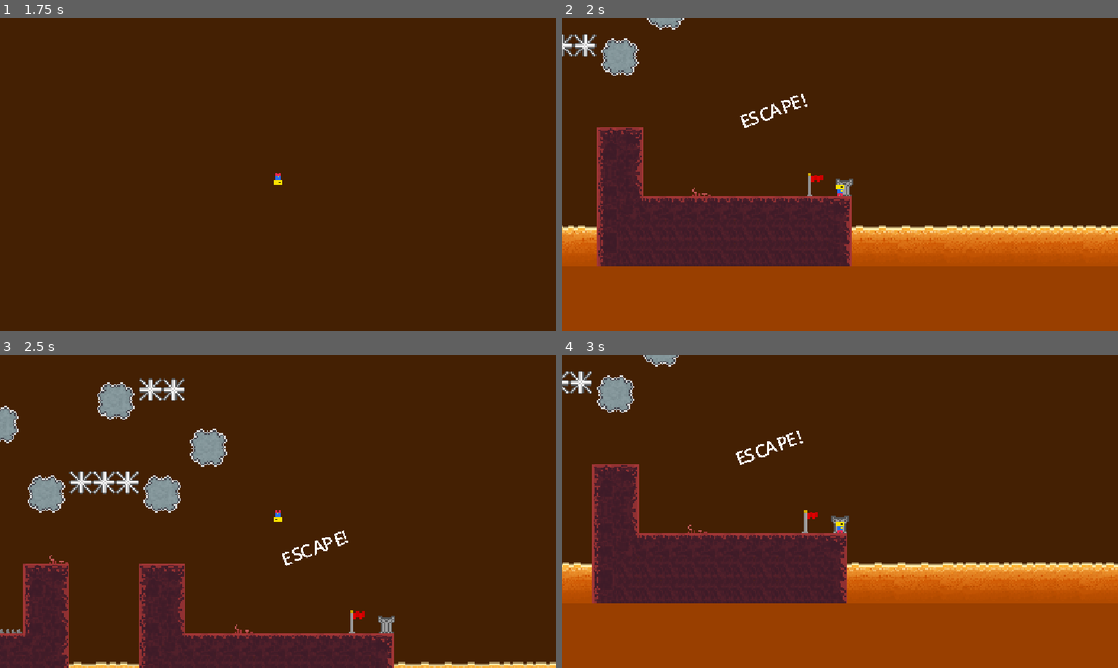
Above: before the commit, frames 1-4 (two rows, left to right).
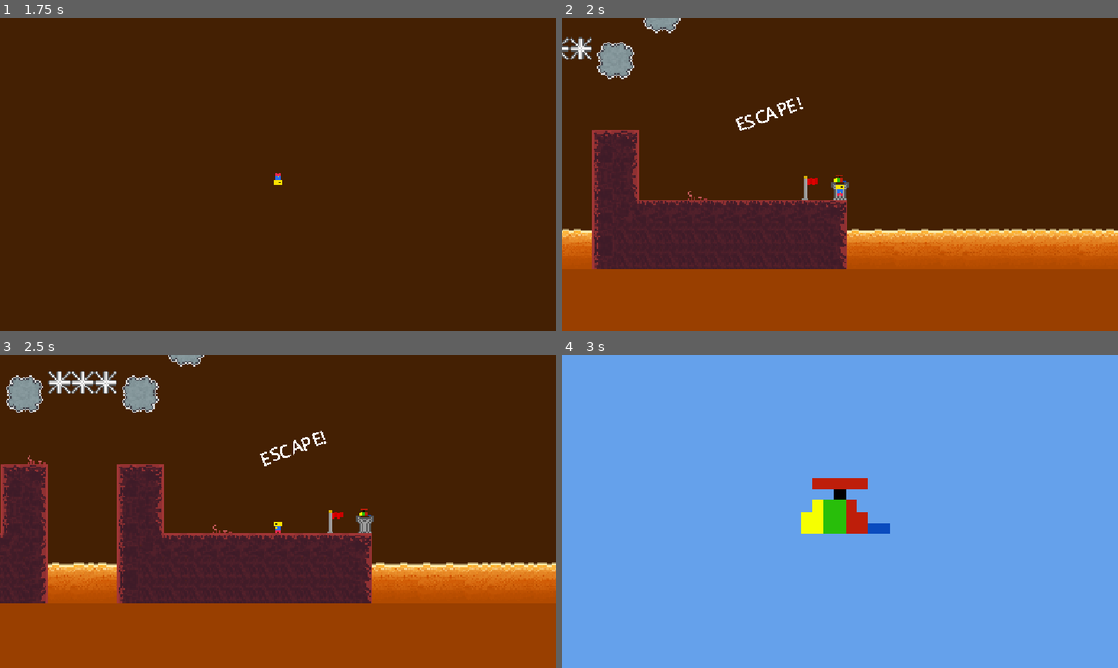
Above: after the commit, the same moments.

Repository: ma43210/A-Flippant-Fate
Game: Godot game, scene res://Assets/Scenes/evil_level.tscn
Two runs of this game, one before a commit and one after it. Both use one fixed random seed, a clock stepped at 60 frames per second and the inputs below. This scene is started directly instead of the project's main scene.
Inputs:
- Up to frame 1 (1.75 s): hold D (move_right) from 0.53 s (still down); tap X (flip_grav) at 0.6, 1.35 s; tap Space (jump) at 0.77, 1.52 s
- Up to frame 2 (2 s): keep holding D (move_right)
- Up to frame 3 (2.5 s): release D (move_right) at 2.03 s; hold A (move_left) from 2.03 s (still down); tap X (flip_grav) at 2.1 s
- Up to frame 4 (3 s): release A (move_left) at 2.78 s; hold D (move_right) from 2.78 s (still down); tap X (flip_grav) at 2.85 s

Frame 1 is identical in both runs. In frame 2, 6.1% of the frame differs, in the area x 0-100%, y 0-81%; in frame 3, 47%; in frame 4, 100%, in the area x 0-100%, y 0-100%.

Commit message:
Added music

Diff:
--- a/Assets/Scenes/credits.tscn
+++ b/Assets/Scenes/credits.tscn
@@ -18,4 +18,6 @@
 Citizen Abel
 Programming and Game Design:
 ma43210 (Thats me!)
+Music:
+itsolie
 [/font_size]"
--- /dev/null
+++ b/Assets/Scenes/escape_music.tscn
@@ -0,0 +1,8 @@
+[gd_scene format=3 uid="uid://bun0qhpt4sb8d"]
+
+[ext_resource type="AudioStream" uid="uid://cq3wyep5com6q" path="res://Assets/Music/Flaming_Temper.mp3" id="1_qgepl"]
+[ext_resource type="Script" uid="uid://d33upo7p5itpg" path="res://Assets/Scripts/escape_music.gd" id="2_1pxuk"]
+
+[node name="AudioStreamPlayer" type="AudioStreamPlayer" unique_id=226300393]
+stream = ExtResource("1_qgepl")
+script = ExtResource("2_1pxuk")
--- a/Assets/Scenes/evil_level.tscn
+++ b/Assets/Scenes/evil_level.tscn
@@ -643,7 +643,7 @@
 sources/1 = SubResource("TileSetAtlasSource_0f350")
 
 [sub_resource type="RectangleShape2D" id="RectangleShape2D_2ooum"]
-size = Vector2(14, 16)
+size = Vector2(14, 15)
 
 [sub_resource type="RectangleShape2D" id="RectangleShape2D_dbtun"]
 size = Vector2(353.5, 1158)
@@ -702,7 +702,7 @@
 collision_mask = 15
 
 [node name="CollisionShape2D" type="CollisionShape2D" parent="Area2D" unique_id=180656770]
-position = Vector2(0, -1)
+position = Vector2(0, -0.5)
 shape = SubResource("RectangleShape2D_2ooum")
 script = ExtResource("6_2ooum")
 
--- a/Assets/Scenes/level.tscn
+++ b/Assets/Scenes/level.tscn
@@ -6,6 +6,7 @@
 [ext_resource type="Texture2D" uid="uid://dtl3yaggjonwm" path="res://Assets/Sprites/gravity-tileset.PNG" id="4_wqkje"]
 [ext_resource type="Script" uid="uid://bgty35pbybsb8" path="res://Assets/Scripts/text_spin.gd" id="5_wqkje"]
 [ext_resource type="Texture2D" uid="uid://1irtj065fxgk" path="res://Assets/Sprites/Door.png" id="6_0f350"]
+[ext_resource type="AudioStream" uid="uid://c4fsjkb2n4dhq" path="res://Assets/Music/Flaming-Cobbles.mp3" id="7_x4t65"]
 
 [sub_resource type="TileSetAtlasSource" id="TileSetAtlasSource_0f350"]
 texture = ExtResource("4_wqkje")
@@ -719,3 +720,7 @@
 [node name="Door" type="Sprite2D" parent="." unique_id=1219997017]
 position = Vector2(-9, -56)
 texture = ExtResource("6_0f350")
+
+[node name="AudioStreamPlayer" type="AudioStreamPlayer" parent="." unique_id=1472990689]
+stream = ExtResource("7_x4t65")
+autoplay = true
--- a/Assets/Scripts/cap_animation.gd
+++ b/Assets/Scripts/cap_animation.gd
@@ -2,4 +2,5 @@
 func _ready():
 	play("cap_explodes")
 	await get_tree().create_timer(5.5).timeout
+	GameManager.play_music(GameManager.background_music)
 	get_tree().change_scene_to_file("res://Assets/Scenes/evil_level.tscn")
--- /dev/null
+++ b/Assets/Scripts/escape_music.gd
@@ -0,0 +1,6 @@
+extends AudioStreamPlayer
+func play_sound():
+	var player = AudioStreamPlayer.new()
+	add_child(player)
+	player.stream = stream
+	player.play()
--- a/Assets/Scripts/game_manager.gd
+++ b/Assets/Scripts/game_manager.gd
@@ -1,12 +1,21 @@
 extends Node
 var checkpoint = Vector2(-999, 999)
 var escape = false
-
+var escape_music = false
+var music: AudioStreamPlayer
+var background_music = preload("res://Assets/Music/Flaming_Temper.mp3")
 
 func _ready():
 	checkpoint = Player.position
+	music = AudioStreamPlayer.new()
+	add_child(music)
 
+func play_music(track: AudioStream):
+	music.stream = track
+	music.play()
 
-
+func stop_music(track: AudioStream):
+	music.stream = track
+	music.stop()
 func dead():
 	Player.position = checkpoint
--- a/Assets/Scripts/hurtbox.gd
+++ b/Assets/Scripts/hurtbox.gd
@@ -6,7 +6,4 @@
 
 func _on_body_entered(body: Node2D) -> void:
 	if body is TileMapLayer:
-		if GameManager.escape == false:
-			player_controller.dead = true
-		else:
-			get_tree().reload_current_scene()
+		player_controller.dead = true
--- a/Assets/Scripts/win_door.gd
+++ b/Assets/Scripts/win_door.gd
@@ -1,3 +1,4 @@
 extends CollisionShape2D
-func _on_area_2d_body_entered(body: Node2D) -> void:
+func _on_area_2d_body_entered(_body: Node2D) -> void:
+	GameManager.stop_music(GameManager.background_music)
 	get_tree().change_scene_to_file("res://Assets/Scenes/win_screen.tscn")
Not shown, added: Assets/Music/Flaming-Cobbles.mp3.import
Not shown, added: Assets/Music/Flaming_Temper.mp3.import
Not shown, added: Assets/Scripts/escape_music.gd.uid
Not shown, added: A-Flippant-Fate-Downloadable.zip
Not shown, added: A-Flippant-Fate.exe
Not shown, changed: A-Flippant-Fate.pck
Not shown, changed: A-Flippant-Fate.zip
Not shown, added: Assets/Music/Flaming-Cobbles.mp3
Not shown, added: Assets/Music/Flaming_Temper.mp3
Not shown, changed: index.html
